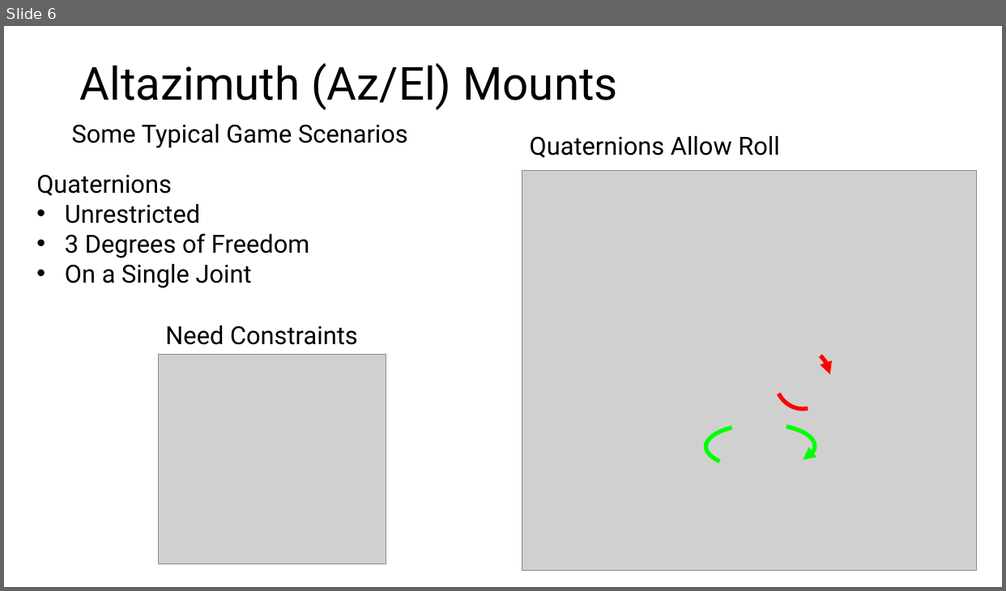
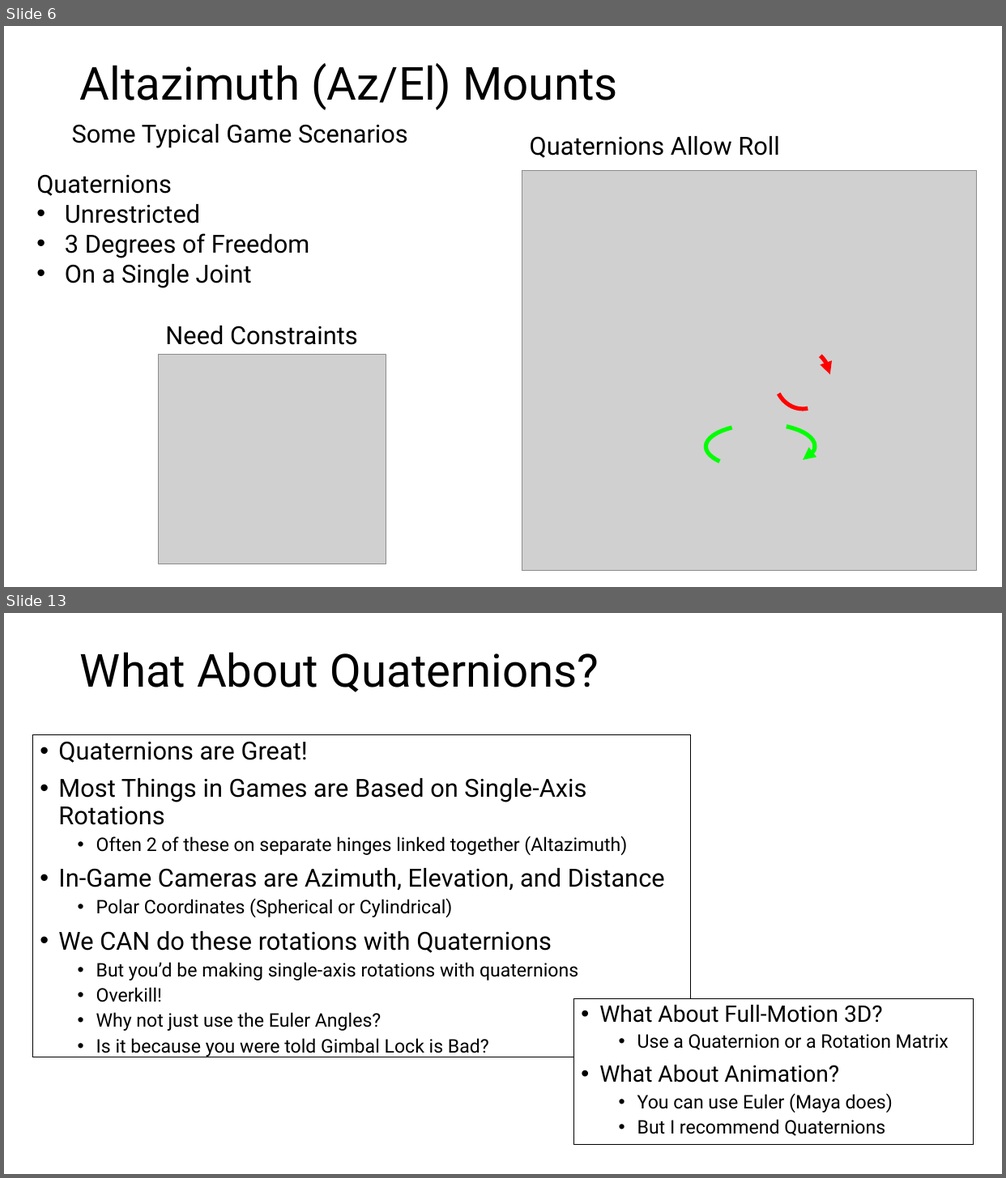
Before and after one commit to whitingm-usc/Euler, a slide deck: Euler/Euler.pptx. Shown one above the other, each under a label of ours: slide 6 before the commit, slides 6 and 13 after it; the slides between them are not shown. The pictures are 1006x591 and 1006x1178 pixels, drawn with LibreOffice and Linux fonts; fonts in the diff are those of the drawing; grey boxes stand for pictures. Boxes give left, top, right and bottom in pixels: in the first picture for what was removed or moved away, otherwise in the second. Text is boxed around its words. In the diff, an @@ line names an element or a change of style, - is before the commit and + after.

```diff
--- a/Euler/Euler.pptx
+++ b/Euler/Euler.pptx
@@ slide 13 added at [4,613,1002,1174], background #FFFFFF @@
@@ title added at [80,652,599,692], 44 pt, text #000000 @@
+What About Quaternions?
@@ text added at [32,735,691,1058], fill #FFFFFF, outline #000000 0.75 pt, 18 pt, text #000000 @@
+• Quaternions are Great!
+• Most Things in Games are Based on Single-Axis Rotations
+  • Often 2 of these on separate hinges linked together (Altazimuth)
+• In-Game Cameras are Azimuth, Elevation, and Distance
+  • Polar Coordinates (Spherical or Cylindrical)
+• We CAN do these rotations with Quaternions
+  • But you’d be making single-axis rotations with quaternions
+  • Overkill!
+  • Why not just use the Euler Angles?
+  • Is it because you were told Gimbal Lock is Bad?
@@ rectangle added at [573,999,974,1144], fill #FFFFFF, outline #000000 0.75 pt, 18 pt, text #000000 @@
+• What About Full-Motion 3D?
+  • Use a Quaternion or a Rotation Matrix
+• What About Animation?
+  • You can use Euler (Maya does)
+  • But I recommend Quaternions
```
Also in this commit, not shown: 6 other slides added, 2 slides removed, 12 other files.
